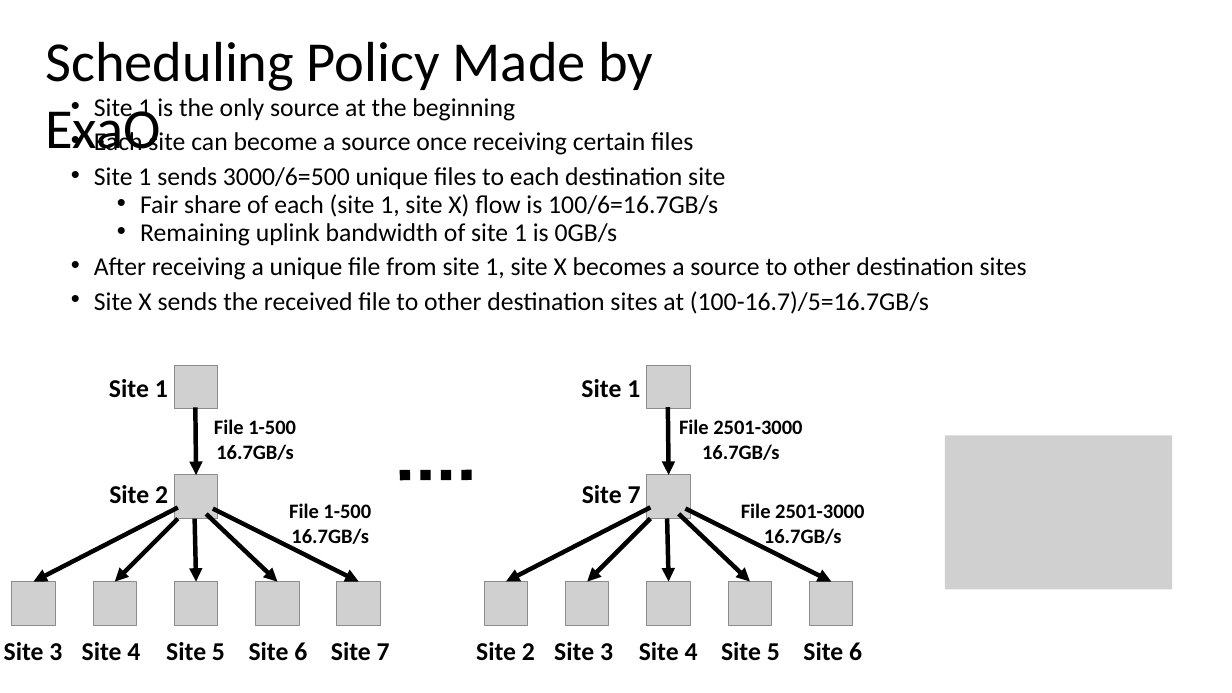
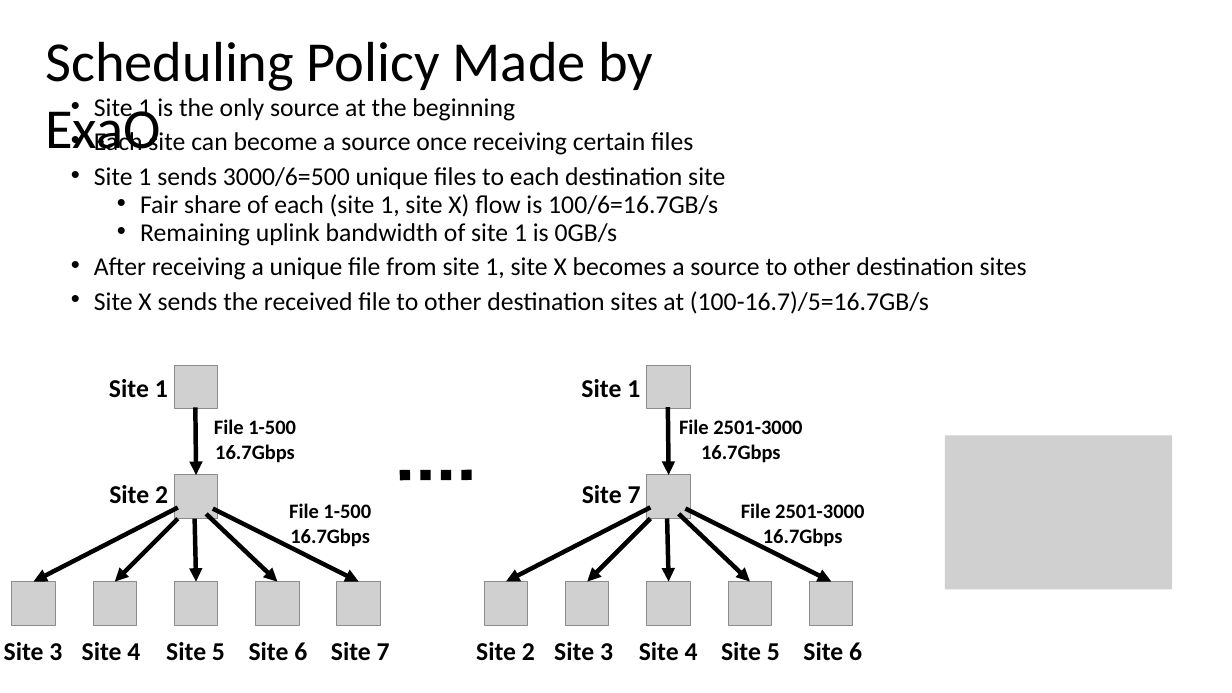
Before and after one commit to snlab/sc16, a slide deck: slide 12 of slides/cms-demo-v1.pptx. Drawn at 1232x693 pixels with LibreOffice and Linux fonts; fonts in the diff are those of the drawing; grey boxes stand for pictures. Boxes give left, top, right and bottom in pixels: in the first picture for what was removed or moved away, otherwise in the second. Text is boxed around its words. In the diff, an @@ line names an element or a change of style, - is before the commit and + after.

```diff
--- a/slides/cms-demo-v1.pptx
+++ b/slides/cms-demo-v1.pptx
@@ text at box(215, 444, 295, 463): text changed @@
-16.7GB/s
+16.7Gbps
@@ text at box(701, 444, 781, 463): text changed @@
-16.7GB/s
+16.7Gbps
@@ text at box(290, 528, 370, 549): text changed @@
-16.7GB/s
+16.7Gbps
@@ text at box(763, 528, 843, 549): text changed @@
-16.7GB/s
+16.7Gbps
```
Also in this commit, not shown: 3 other slides changed.
